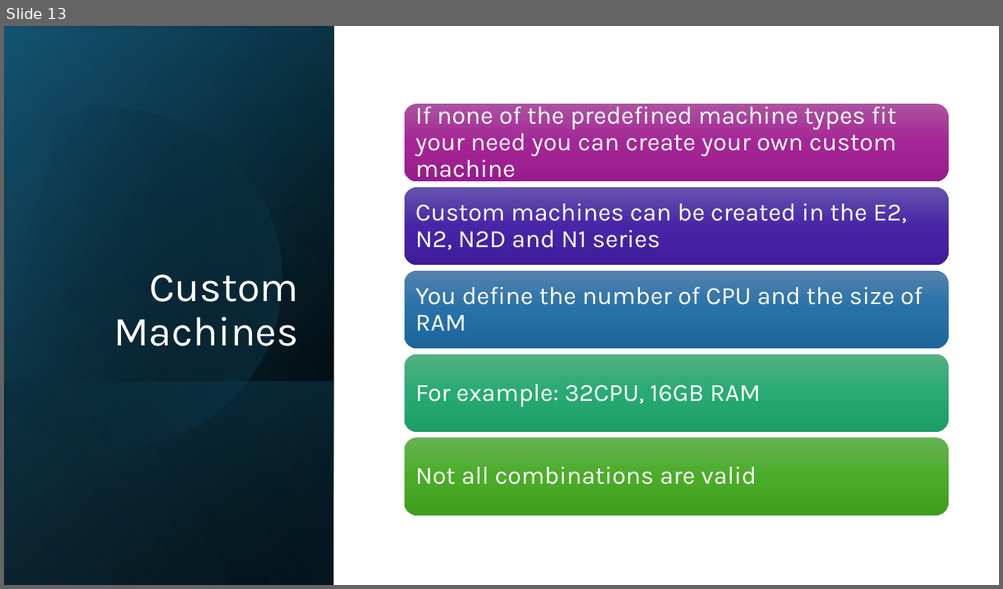
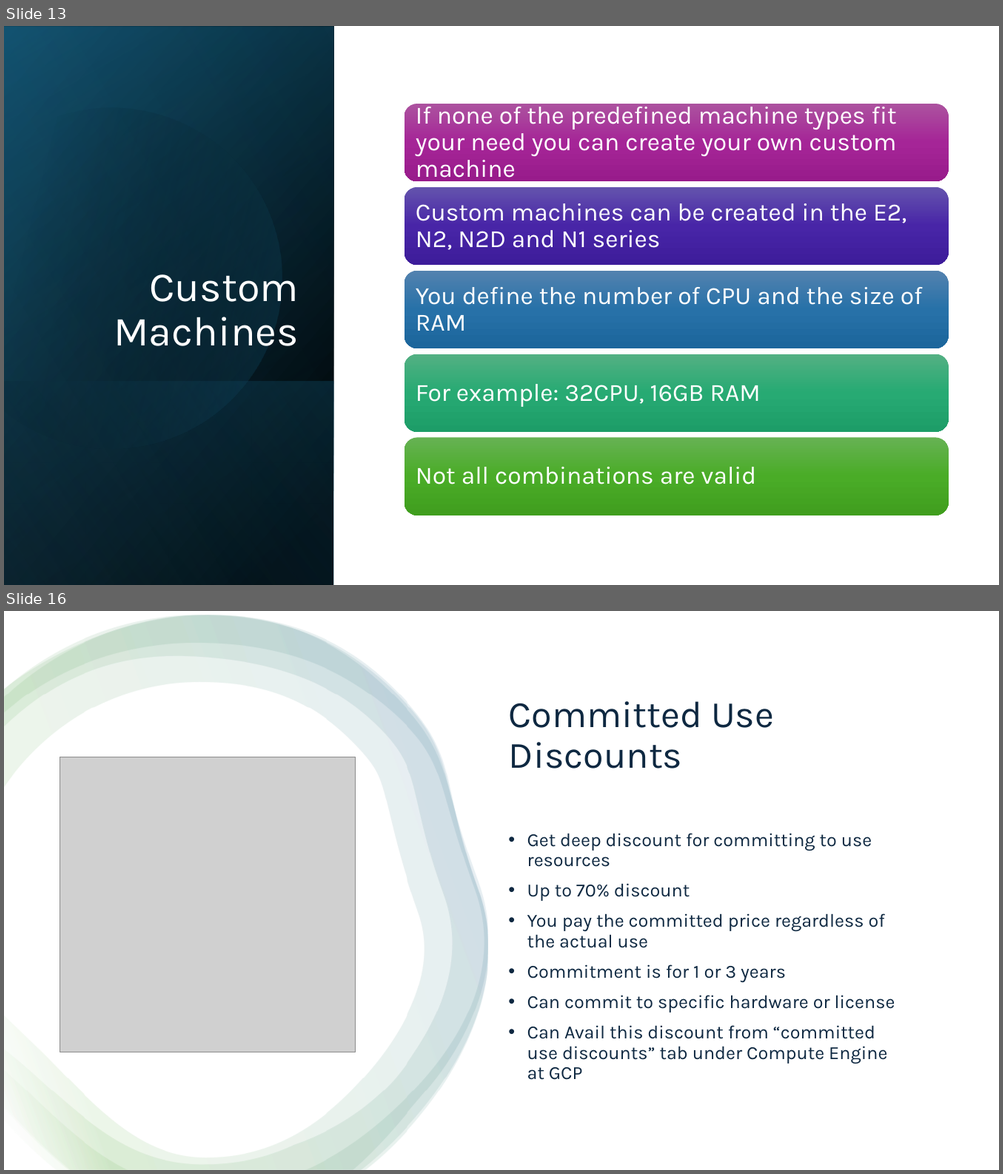
Before and after one commit to lkdrall/GCP-Professional, a slide deck: Module-2 - Project, Compute.pptx. Shown one above the other, each under a label of ours: slide 13 before the commit, slides 13 and 16 after it; the slides between them are not shown. The pictures are 1003x589 and 1003x1174 pixels, drawn with LibreOffice and Linux fonts; fonts in the diff are those of the drawing; grey boxes stand for pictures. Boxes give left, top, right and bottom in pixels: in the first picture for what was removed or moved away, otherwise in the second. Text is boxed around its words. In the diff, an @@ line names an element or a change of style, - is before the commit and + after.

```diff
--- a/Module-2 - Project, Compute.pptx
+++ b/Module-2 - Project, Compute.pptx
@@ slide 16 added at bbox=[4, 611, 999, 1170], background #FFFFFF @@
@@ rectangle added at bbox=[4, 611, 999, 1170], fill #FFFFFF @@
@@ freeform shape added at bbox=[4, 615, 487, 1170], fill gradient #FFFFFF to #4EA72E to #156082 @@
@@ freeform shape added at bbox=[4, 615, 487, 1170], fill gradient #FFFFFF to #4EA72E to #156082 @@
@@ freeform shape added at bbox=[4, 615, 487, 1170], fill gradient #FFFFFF to #4EA72E to #156082 @@
@@ title added at bbox=[509, 701, 774, 769], 36 pt, text #0E2841 @@
+Committed Use Discounts
@@ picture added at bbox=[60, 758, 356, 1053] @@
@@ text added at bbox=[527, 833, 895, 1080], 18 pt, text #0E2841 @@
+• Get deep discount for committing to use resources
+• Up to 70% discount
+• You pay the committed price regardless of the actual use
+• Commitment is for 1 or 3 years
+• Can commit to specific hardware or license
+• Can Avail this discount from “committed use discounts” tab under Compute Engine at GCP
```
Also in this commit, not shown: 1 slide changed, 9 other slides added, 1 slide removed.
